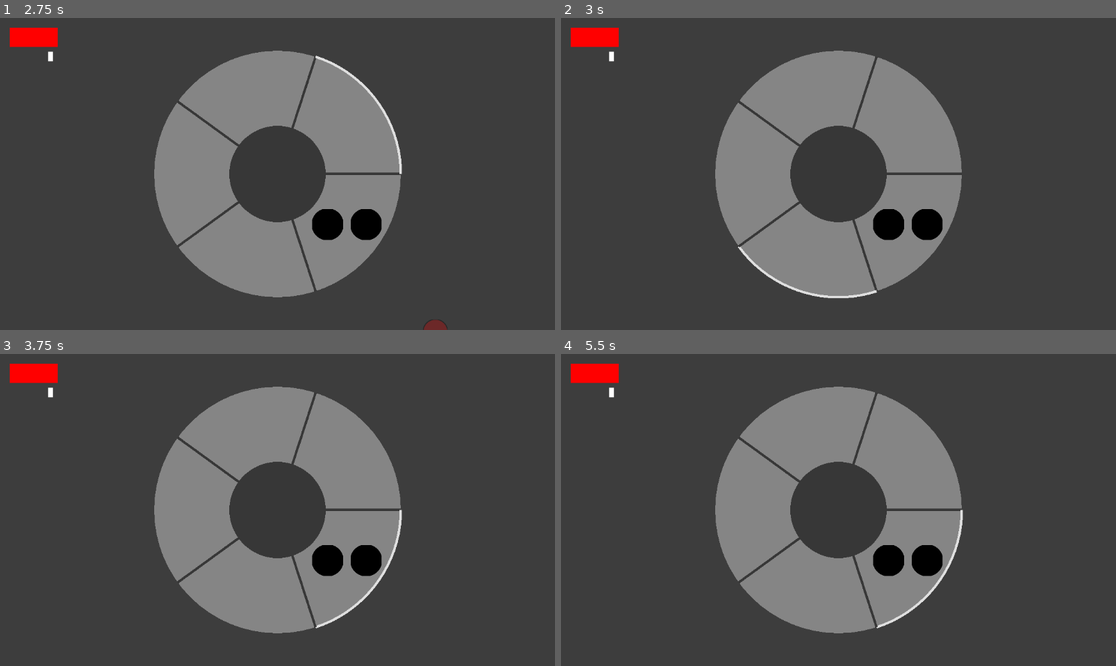
Above: before the commit, frames 1-4 (two rows, left to right).
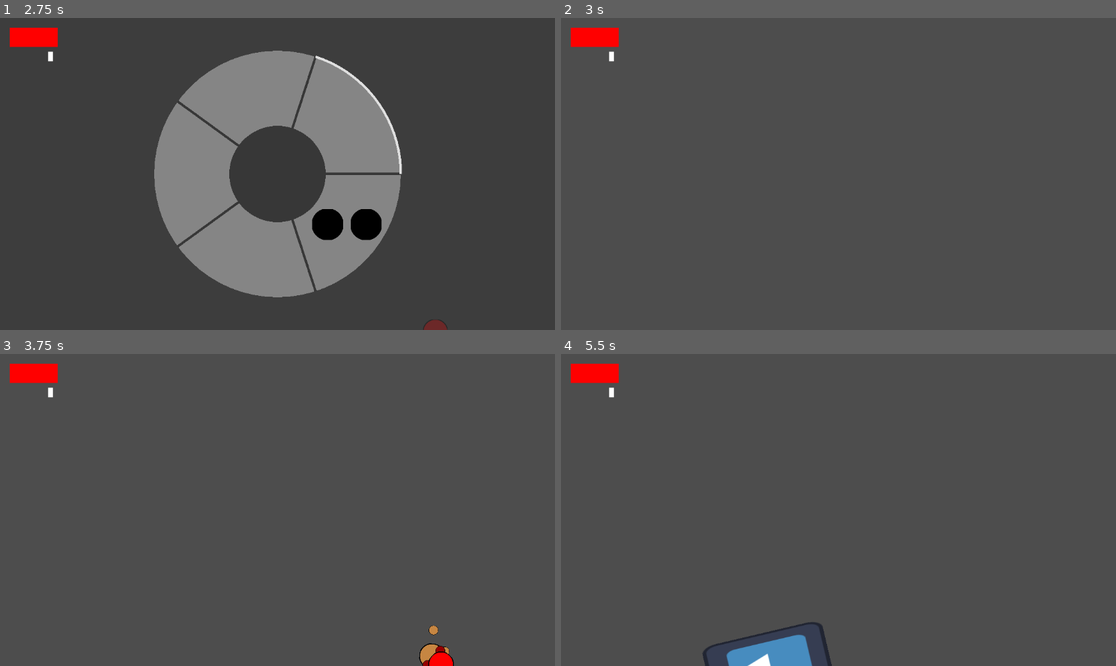
Above: after the commit, the same moments.

Repository: aayushrh/EnergyManipulation
Game: Godot game, scene res://World/World.tscn
Same seed, same stepped clock (60 frames per second), same inputs: the game is played once before the commit and once after it. The engine's default icon, where the game draws it, is replaced by a stand-in: a white triangle on a blue panel in a dark square.
Inputs (mouse positions are in pixels of both pictures, inside the frame that each line leads up to):
- Up to frame 1 (2.75 s): move the mouse to (399, 158) at 0.52 s; hold D (right) 0.53-1.28 s; tap Q (Block) at 0.6 s; move the mouse to (166, 189) at 1.27 s; hold S (down) 1.28-2.03 s; click (166, 189) at 1.35 s; move the mouse to (333, 105) at 2.02 s; hold D (right) from 2.03 s (still down); hold Shift (SwitchWeapons) from 2.03 s (still down)
- Up to frame 2 (3 s): move the mouse to (810, 236) at 2.77 s; release D (right) at 2.78 s; release Shift (SwitchWeapons) at 2.78 s; hold W (up) from 2.78 s (still down); tap Q (Block) at 2.85 s
- Up to frame 3 (3.75 s): tap Enter at 3.5 s; move the mouse to (444, 556) at 3.52 s; release W (up) at 3.53 s; hold A (left) from 3.53 s (still down); click (444, 556) at 3.6 s
- Up to frame 4 (5.5 s): move the mouse to (672, 463) at 4.27 s; tap Shift (SwitchWeapons) at 4.35 s; move the mouse to (866, 510) at 5.02 s; release A (left) at 5.03 s; hold S (down) from 5.03 s (still down); tap Q (Block) at 5.1 s

Frame 1 is identical in both runs. In frame 2, 23% of the frame differs, in the area x 27-73%, y 10-90%; in frame 3, 23%; in frame 4, 24%, in the area x 25-73%, y 10-100%.
Error before the commit: Invalid access to property or key 'selectedNum' on a base object of type 'null instance'. (res://Player/Player.gd:144)

Commit message:
Add files via upload

Diff:
--- a/Player/Player.gd
+++ b/Player/Player.gd
@@ -141,8 +141,8 @@
 			if($WeaponSlot.get_children().size() > 0):
 				$WeaponSlot.get_child(0).queue_free()
 				can_attack = true
-			if($CanvasLayer/SelectionWheel.selectedNum < weapons.size()):
-				var weapon = WeaponsScenes[weapons[$CanvasLayer/SelectionWheel.selectedNum]].instantiate()
+			if($CanvasLayer/Background/SelectionWheel.selectedNum < weapons.size()):
+				var weapon = WeaponsScenes[weapons[$CanvasLayer/Background/SelectionWheel.selectedNum]].instantiate()
 				weapon.leftArm = $Art/LArm
 				weapon.rightArm = $Art/RArm
 				$WeaponSlot.add_child(weapon)
